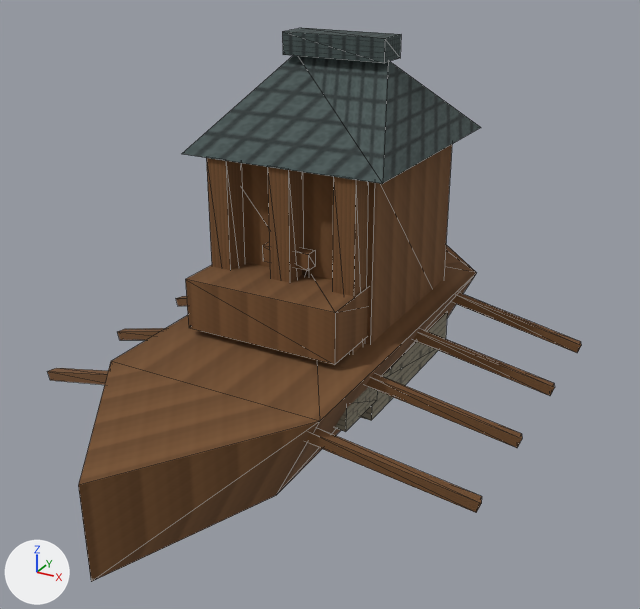
Renders of the glTF model app/src/main/assets/3d/field/unit-TOWER_SHIP-lod0.glb from each side of a commit.
One viewpoint serves both versions: a camera (50 mm lens) standing at (0.559, -0.974, 0.634) and looking at (0.037, -0.024, 0.159). Lighting does not change. The marker at lower left points along +X, +Y and +Z. The first picture is the older version. Mesh edges are drawn as thin lines. Vertices at exactly the same position are counted once.

Script lines for the objects in view, before the commit:
```python
me_mesh_0 = bpy.data.meshes.new('Mesh_0')
me_mesh_0.from_pydata(...)  # 216 vertices, 259 faces; spans x -0.324..0.324, y -0.45..0.43, z 0.0..0.492
me_mesh_0.materials.append(mat_material_0)
ob_mesh_0 = bpy.data.objects.new('Mesh_0', me_mesh_0)
ob_mesh_0.location = (0.0, 0.0, 0.0)
```
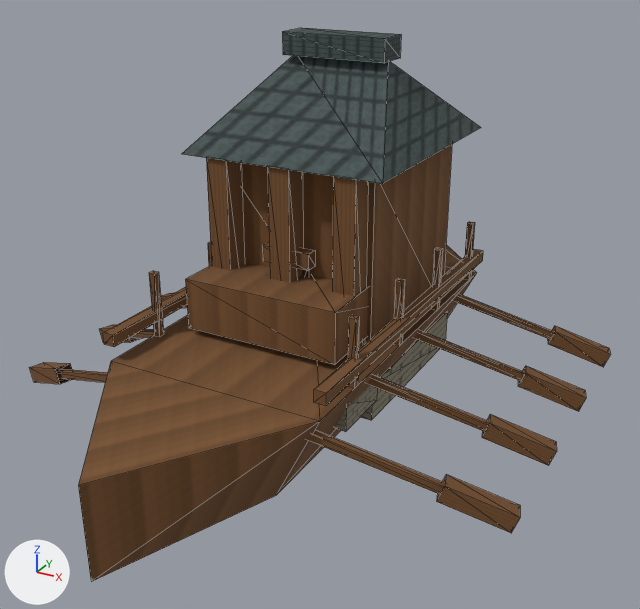
Boxes [x1, y1, x2, y2] around the edits, measured in the pictures (640 x 609 px):
'Mesh_0', reshaped (9% wider)
    before: [48, 28, 581, 582]
    after: [29, 28, 610, 582]
part 1 of me_mesh_0, rebuilt
    before: [452, 293, 581, 353]
    after: [453, 294, 555, 340]
part 2 of me_mesh_0, rebuilt
    before: [305, 429, 482, 513]
    after: [307, 430, 445, 494]
part 3 of me_mesh_0, rebuilt
    before: [365, 374, 522, 448]
    after: [367, 375, 490, 432]
part 4 of me_mesh_0, built on
    before: [48, 296, 555, 396]
    after: [29, 222, 610, 533]

Diff of the bpy script that builds the scene:
```diff
--- a/app/src/main/assets/3d/field/unit-TOWER_SHIP-lod0.glb.py
+++ b/app/src/main/assets/3d/field/unit-TOWER_SHIP-lod0.glb.py
@@ me_mesh_0 @@
 # used by ob_mesh_0; location = (0.0, 0.0, 0.0)
-me_mesh_0.from_pydata(...)  # 216 vertices, 259 faces; spans x -0.324..0.324, y -0.45..0.43, z 0.0..0.492
+me_mesh_0.from_pydata(...)  # 368 vertices, 449 faces; spans x -0.367..0.367, y -0.45..0.448, z 0.0..0.492
+# me_mesh_0 part 1: the loose piece of 8 vertices spanning x 0.126..0.324, y 0.213..0.287, z 0.023..0.107 is rebuilt with 8 vertices and now spans x 0.127..0.333, y 0.215..0.285, z 0.025..0.105
+# me_mesh_0 part 2: the loose piece of 8 vertices spanning x 0.126..0.324, y -0.237..-0.163, z 0.023..0.107 is rebuilt with 8 vertices and now spans x 0.127..0.333, y -0.235..-0.165, z 0.025..0.105
+# me_mesh_0 part 3: the loose piece of 8 vertices spanning x 0.126..0.324, y -0.087..-0.013, z 0.023..0.107 is rebuilt with 8 vertices and now spans x 0.127..0.333, y -0.085..-0.015, z 0.025..0.105
+# me_mesh_0 part 4
+# 8 vertices are removed from x -0.324..0.324, y 0.123..0.287, z 0.023..0.037
+# 20 faces are deleted
+# 32 vertices move from x -0.324..0.134, y -0.237..0.227, z 0.023..0.107 to x -0.158..0.158, y -0.014..0.28, z 0.12..0.21
+# 84 vertices are added at x -0.367..0.333, y -0.197..0.448, z 0.007..0.234
+# 8 new vertices lie (0.0, -0.51, 0.0) away from vertices in x -0.134..0.134, y 0.063..0.227, z 0.093..0.107
+# 20 new vertices lie (0.009, 0.0, 0.0) away from vertices in x -0.149..0.14, y -0.145..0.255, z 0.12..0.21
+# 16 new vertices lie (0.2, -0.06, 0.07) away from vertices in x -0.333..-0.327, y -0.175..0.285, z 0.025..0.035
+# 16 new vertices lie (0.08, 0.025, -0.03) away from vertices in x 0.273..0.287, y -0.197..0.277, z 0.037..0.059
+# 16 new vertices lie (0.08, -0.025, 0.03) away from vertices in x -0.367..-0.353, y -0.172..0.302, z 0.007..0.029
+# 210 new faces join them
 me_mesh_0.materials.append(mat_material_0)
```
